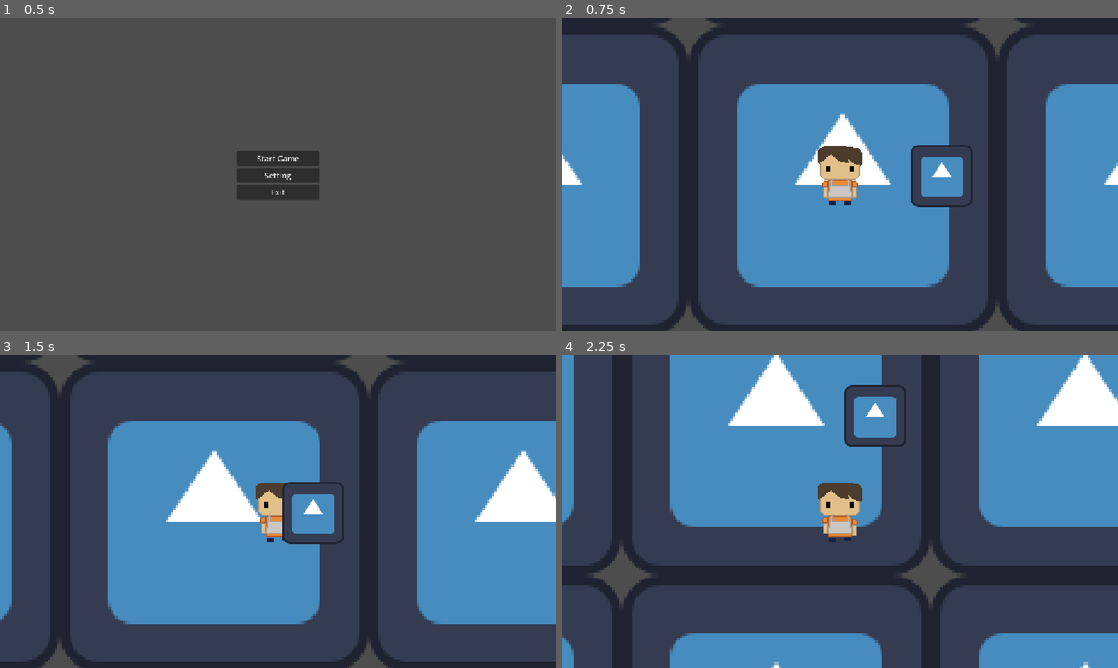
Above: before the commit, frames 1-4 (two rows, left to right).
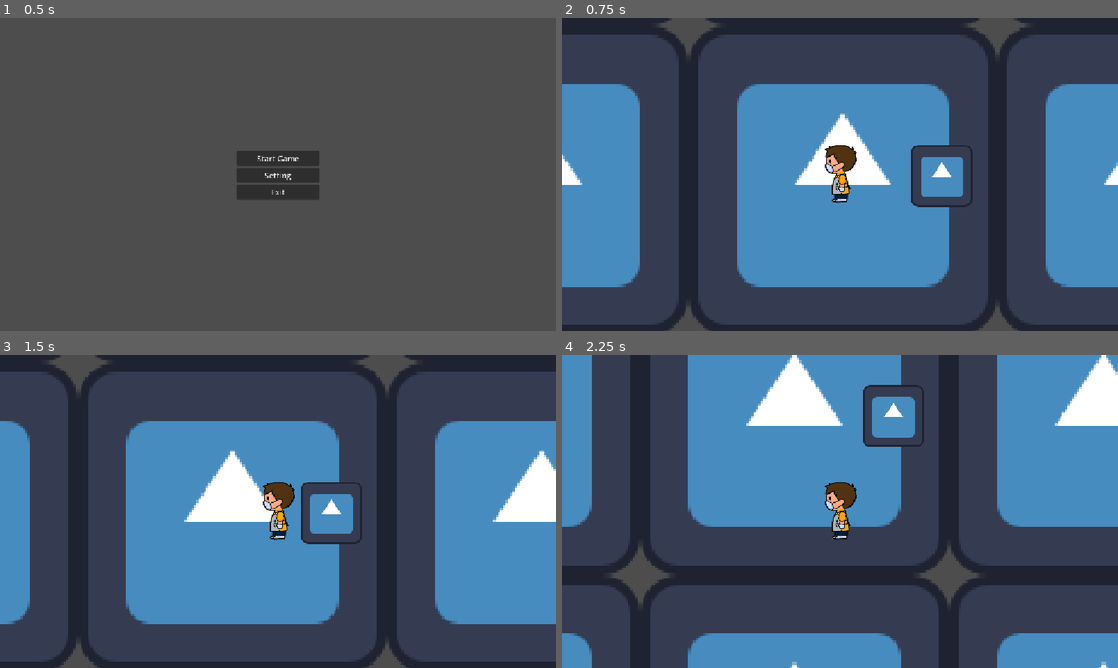
Above: after the commit, the same moments.

Repository: Yatagarasu163/Mini-Jame-Gam-59
Game: Godot game, scene res://Scenes/titlescreen.tscn
Two runs of this game, one before a commit and one after it. Both use one fixed random seed, a clock stepped at 60 frames per second and the inputs below. The engine's default icon, where the game draws it, is replaced by a stand-in: a white triangle on a blue panel in a dark square.
Inputs:
- Up to frame 1 (0.5 s): no input
- Up to frame 2 (0.75 s): click "Start Game" at 0.5 s
- Up to frame 3 (1.5 s): tap Enter at 1.25 s; hold D (move_right) from 1.28 s (still down); tap E (interact) at 1.35 s
- Up to frame 4 (2.25 s): tap Space (mash_space) at 2 s; release D (move_right) at 2.03 s; hold S (move_down) from 2.03 s (still down); tap F (mash_f) at 2.1 s

Frame 1 is identical in both runs. In frame 2, 1.2% of the frame differs, in the area x 46-54%, y 40-60%; in frame 3, 25%; in frame 4, 26%, in the area x 0-100%, y 0-100%.

Commit message:
Adding animation

Diff:
--- a/Code-y Bits/factory_machine.gd
+++ b/Code-y Bits/factory_machine.gd
@@ -70,7 +70,6 @@
 @export var bottlingUI: Panel
 @export var ketchupFillBar: TextureProgressBar
 
-
 func _ready():
 
 	if machineType == MachineType.CUTTER:
--- a/Code-y Bits/factory_spawner.gd
+++ b/Code-y Bits/factory_spawner.gd
@@ -6,6 +6,11 @@
 @export var factory_room_prefab: PackedScene
 @export var x_multiplier: float = 640
 @export var y_multiplier: float = 640
+
+@onready var world_pos_x: StaticBody2D = $WorldBorder_right
+@onready var world_neg_x: StaticBody2D = $WorldBorder_left
+@onready var world_pos_y: StaticBody2D = $WorldBorder_bottom
+@onready var world_neg_y: StaticBody2D = $WorldBorder_top
 
 func _ready() -> void:
 	SpawnFactory()
@@ -17,6 +22,10 @@
 	var all_rooms: Array[factory_room]
 	var x_diff: int = roundi(x_size / 2)
 	var y_diff: int = roundi(y_size / 2)
+	world_neg_x.position.x = -(x_diff * x_multiplier) - (x_multiplier / 2)
+	world_pos_x.position.x = (x_diff * x_multiplier) + (x_multiplier / 2)
+	world_neg_y.position.y = -(y_diff * y_multiplier) - (y_multiplier / 2)
+	world_pos_y.position.y = (y_diff * y_multiplier) + (y_multiplier / 2)
 	for x in range(x_size):
 		for y in range(y_size):
 			var current_room = factory_room_prefab.instantiate()
--- a/Prefabs/player.tscn
+++ b/Prefabs/player.tscn
@@ -2,39 +2,75 @@
 
 [ext_resource type="Script" uid="uid://btfpctxdvtv5u" path="res://Code-y Bits/player_script.gd" id="1_y6xdh"]
 [ext_resource type="Script" uid="uid://bolj4uupefdsd" path="res://Code-y Bits/camera_zoom&shake.gd" id="2_y5hcb"]
-[ext_resource type="Texture2D" uid="uid://d1d5l4ow3ut1d" path="res://Sprites and Shid/Guy Walk.png" id="3_y5hcb"]
+[ext_resource type="Texture2D" uid="uid://g1jc2hue7p34" path="res://Sprites and Shid/Player Walk .png" id="3_y5hcb"]
 
 [sub_resource type="CircleShape2D" id="CircleShape2D_op1xx"]
+radius = 47.801674
 
 [sub_resource type="AtlasTexture" id="AtlasTexture_2nftw"]
 atlas = ExtResource("3_y5hcb")
-region = Rect2(0, 0, 64, 64)
+region = Rect2(0, 445, 480, 500)
 
 [sub_resource type="AtlasTexture" id="AtlasTexture_knrd4"]
 atlas = ExtResource("3_y5hcb")
-region = Rect2(64, 0, 64, 64)
+region = Rect2(515, 445, 480, 500)
 
 [sub_resource type="AtlasTexture" id="AtlasTexture_hck1p"]
 atlas = ExtResource("3_y5hcb")
-region = Rect2(128, 0, 64, 64)
+region = Rect2(1030, 445, 480, 500)
+
+[sub_resource type="AtlasTexture" id="AtlasTexture_juxdh"]
+atlas = ExtResource("3_y5hcb")
+region = Rect2(1545, 445, 480, 500)
+
+[sub_resource type="AtlasTexture" id="AtlasTexture_4qbli"]
+atlas = ExtResource("3_y5hcb")
+region = Rect2(0, 1445, 480, 500)
+
+[sub_resource type="AtlasTexture" id="AtlasTexture_08u7w"]
+atlas = ExtResource("3_y5hcb")
+region = Rect2(515, 1445, 480, 500)
+
+[sub_resource type="AtlasTexture" id="AtlasTexture_kgmex"]
+atlas = ExtResource("3_y5hcb")
+region = Rect2(1030, 1445, 480, 500)
+
+[sub_resource type="AtlasTexture" id="AtlasTexture_2xbkd"]
+atlas = ExtResource("3_y5hcb")
+region = Rect2(1545, 1445, 480, 500)
 
 [sub_resource type="SpriteFrames" id="SpriteFrames_op1xx"]
 animations = [{
 "frames": [{
 "duration": 1.0,
 "texture": SubResource("AtlasTexture_2nftw")
-}],
-"loop": 1,
-"name": &"Idle",
-"speed": 5.0
 }, {
-"frames": [{
 "duration": 1.0,
 "texture": SubResource("AtlasTexture_knrd4")
 }, {
 "duration": 1.0,
 "texture": SubResource("AtlasTexture_hck1p")
+}, {
+"duration": 1.0,
+"texture": SubResource("AtlasTexture_juxdh")
+}, {
+"duration": 1.0,
+"texture": SubResource("AtlasTexture_4qbli")
+}, {
+"duration": 1.0,
+"texture": SubResource("AtlasTexture_08u7w")
+}, {
+"duration": 1.0,
+"texture": SubResource("AtlasTexture_kgmex")
+}, {
+"duration": 1.0,
+"texture": SubResource("AtlasTexture_2xbkd")
 }],
+"loop": 1,
+"name": &"Idle_front",
+"speed": 5.0
+}, {
+"frames": [],
 "loop": 1,
 "name": &"Walk",
 "speed": 5.0
@@ -55,9 +91,9 @@
 shape = SubResource("CircleShape2D_op1xx")
 
 [node name="AnimatedSprite2D" type="AnimatedSprite2D" parent="." unique_id=868950767]
-scale = Vector2(2, 2)
+scale = Vector2(0.3, 0.3)
 sprite_frames = SubResource("SpriteFrames_op1xx")
-animation = &"Walk"
+animation = &"Idle_front"
 
 [node name="HurtBox" type="Area2D" parent="." unique_id=491952855]
 
--- a/Prefabs/test_machine.tscn
+++ b/Prefabs/test_machine.tscn
@@ -11,6 +11,7 @@
 size = Vector2(250, 250)
 
 [sub_resource type="CircleShape2D" id="CircleShape2D_xrivr"]
+radius = 25.0
 
 [node name="TestMachine" type="StaticBody2D" unique_id=1877580678 node_paths=PackedStringArray("outputItem")]
 script = ExtResource("1_o1jb7")
@@ -34,7 +35,6 @@
 position = Vector2(-130, 0)
 
 [node name="OutputItem" type="Area2D" parent="OutputPoint" unique_id=1068318048]
-visible = false
 modulate = Color(0.9935445, 0.36186796, 0.1403706, 1)
 
 [node name="Sprite2D" type="Sprite2D" parent="OutputPoint/OutputItem" unique_id=1620921805]
--- a/Scenes/main_game.tscn
+++ b/Scenes/main_game.tscn
@@ -8,11 +8,42 @@
 [ext_resource type="PackedScene" uid="uid://cvrejer7q53ep" path="res://Prefabs/test_enemy.tscn" id="7_6y7pd"]
 [ext_resource type="AudioStream" uid="uid://cg8vhn45pf6q2" path="res://Can You Ketchup Theme Song.mp3" id="8_6y7pd"]
 
+[sub_resource type="WorldBoundaryShape2D" id="WorldBoundaryShape2D_18r40"]
+normal = Vector2(1, 0)
+
+[sub_resource type="WorldBoundaryShape2D" id="WorldBoundaryShape2D_6y7pd"]
+normal = Vector2(-1, 0)
+
+[sub_resource type="WorldBoundaryShape2D" id="WorldBoundaryShape2D_73nn6"]
+normal = Vector2(0, 1)
+
+[sub_resource type="WorldBoundaryShape2D" id="WorldBoundaryShape2D_r0mdn"]
+
 [node name="Main Game" type="Node2D" unique_id=425826221]
 
 [node name="Factory Spawner" type="Node2D" parent="." unique_id=65925981]
 script = ExtResource("1_l756w")
 factory_room_prefab = ExtResource("2_pu3va")
+
+[node name="WorldBorder_left" type="StaticBody2D" parent="Factory Spawner" unique_id=29229669]
+
+[node name="CollisionShape2D" type="CollisionShape2D" parent="Factory Spawner/WorldBorder_left" unique_id=32604892]
+shape = SubResource("WorldBoundaryShape2D_18r40")
+
+[node name="WorldBorder_right" type="StaticBody2D" parent="Factory Spawner" unique_id=1411784059]
+
+[node name="CollisionShape2D" type="CollisionShape2D" parent="Factory Spawner/WorldBorder_right" unique_id=245882287]
+shape = SubResource("WorldBoundaryShape2D_6y7pd")
+
+[node name="WorldBorder_top" type="StaticBody2D" parent="Factory Spawner" unique_id=1877088652]
+
+[node name="CollisionShape2D" type="CollisionShape2D" parent="Factory Spawner/WorldBorder_top" unique_id=276122955]
+shape = SubResource("WorldBoundaryShape2D_73nn6")
+
+[node name="WorldBorder_bottom" type="StaticBody2D" parent="Factory Spawner" unique_id=566223586]
+
+[node name="CollisionShape2D" type="CollisionShape2D" parent="Factory Spawner/WorldBorder_bottom" unique_id=1331567991]
+shape = SubResource("WorldBoundaryShape2D_r0mdn")
 
 [node name="Player" parent="." unique_id=1723161328 instance=ExtResource("3_0e3vx")]
 position = Vector2(-6, -12)
@@ -24,6 +55,7 @@
 script = ExtResource("5_6y7pd")
 
 [node name="CarryPoint" type="Node2D" parent="Player" unique_id=1909432068]
+position = Vector2(0, -75)
 
 [node name="TestEnemy" parent="." unique_id=1308011806 instance=ExtResource("7_6y7pd")]
 position = Vector2(205, -9)
Binary file removed: Sprites and Shid/Guy Walk.png
Binary file added: Sprites and Shid/Player Walk .png
Not shown, changed: Sprites and Shid/Player Walk .png.import
